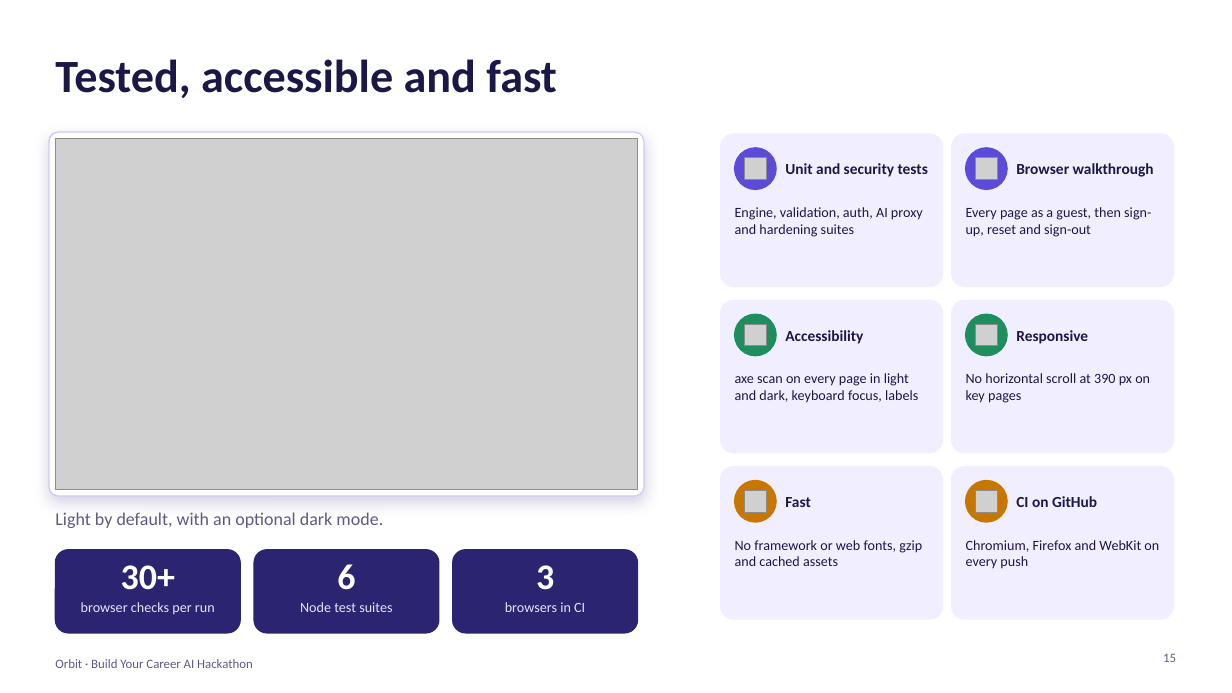
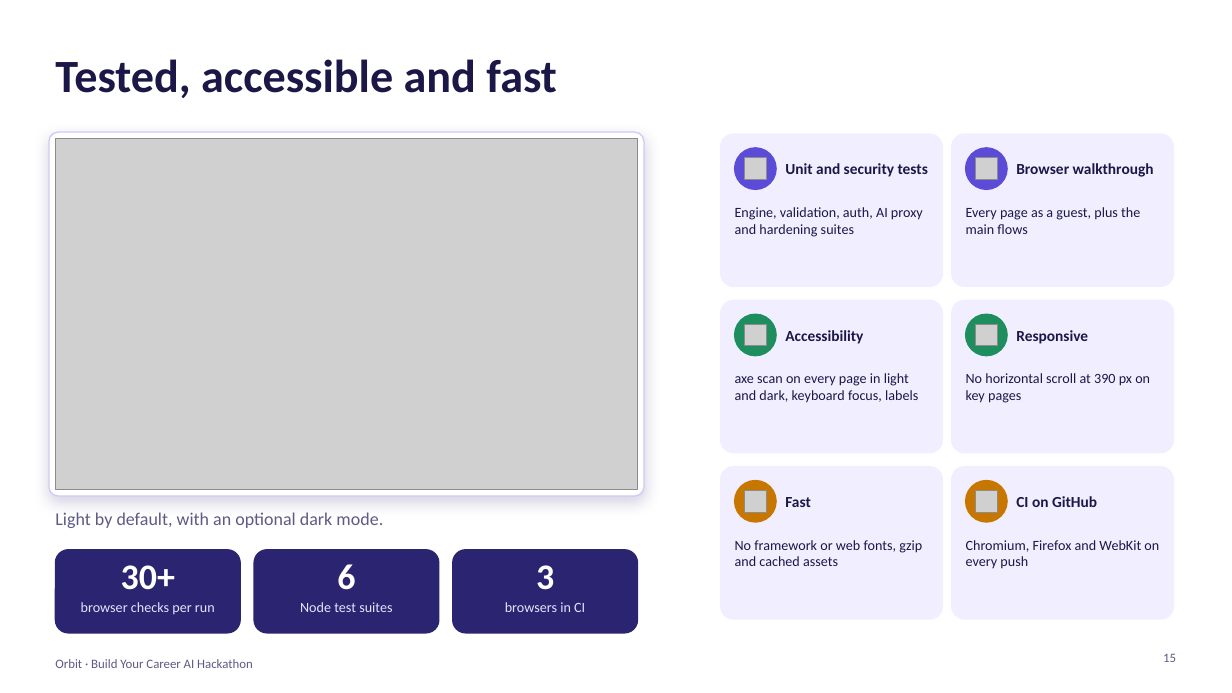
Before and after one commit to 111Reihan/AI-Powered-Career-Development-Hackathon, a slide deck: slide 15 of docs/Orbit-pitch-deck-v2.pptx. Drawn at 1232x693 pixels with LibreOffice and Linux fonts; fonts in the diff are those of the drawing; grey boxes stand for pictures. Boxes give left, top, right and bottom in pixels: in the first picture for what was removed or moved away, otherwise in the second. Text is boxed around its words. In the diff, an @@ line names an element or a change of style, - is before the commit and + after.

```diff
--- a/docs/Orbit-pitch-deck-v2.pptx
+++ b/docs/Orbit-pitch-deck-v2.pptx
@@ text at (966,207,1140,234): text changed @@
-Every page as a guest, then sign-up, reset and sign-out
+Every page as a guest, plus the main flows
```
Also in this commit, not shown: 6 other slides changed, 1 slide added, 1 slide removed, 21 other files.
